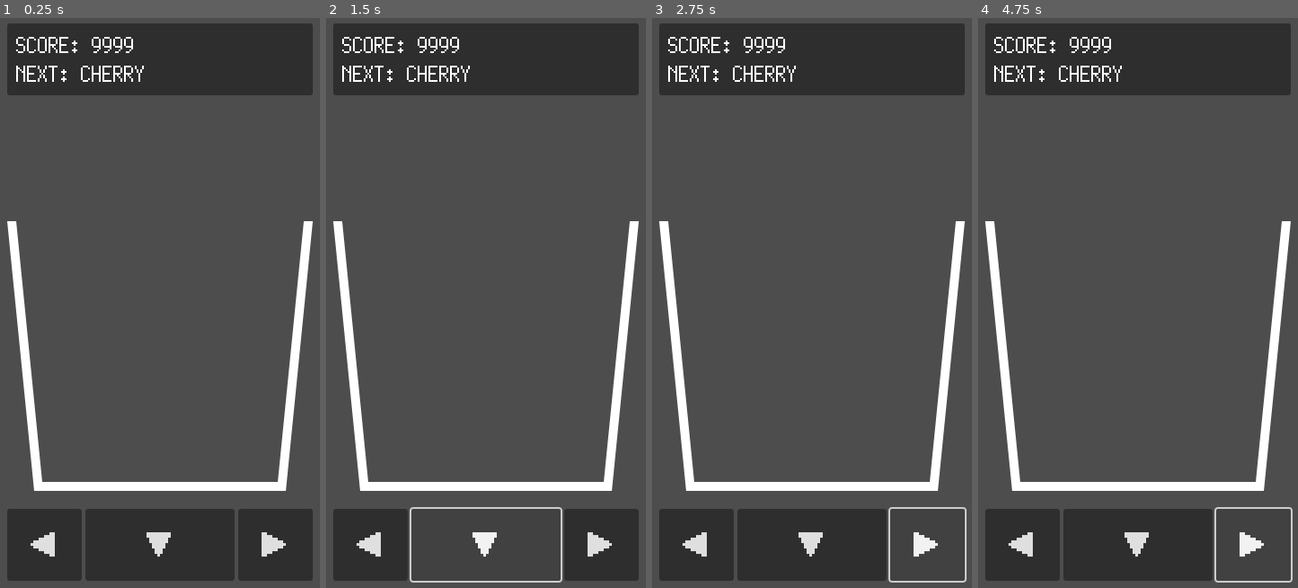
Above: before the commit, frames 1-4 (left to right).
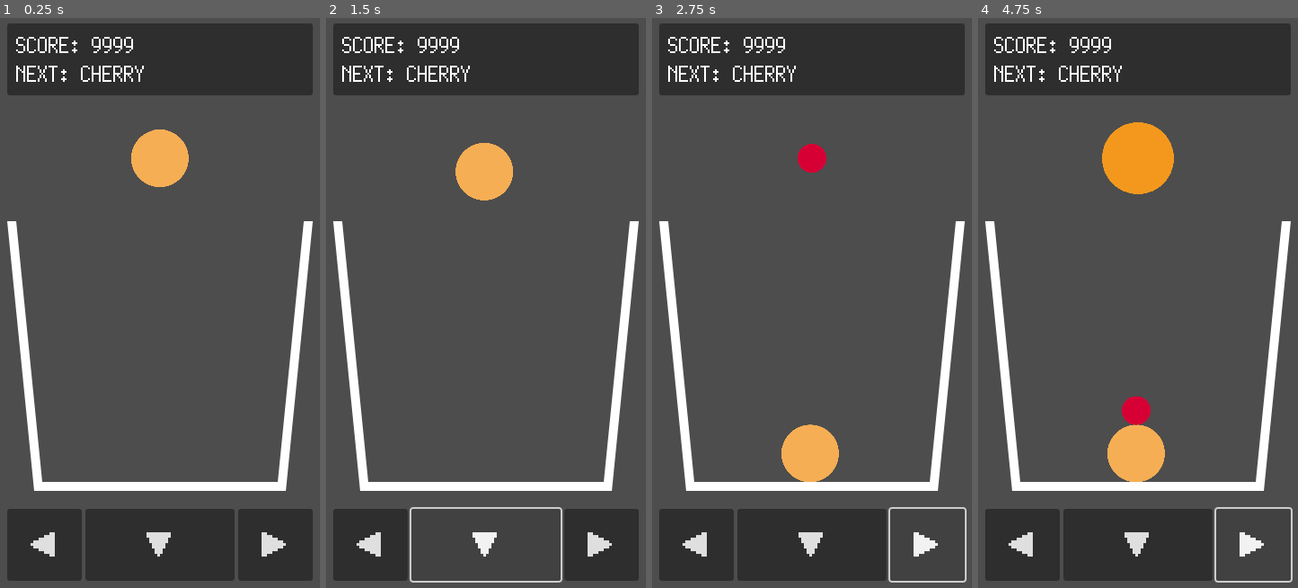
Above: after the commit, the same moments.

Repository: kamikoloss/fruits-puzzle
Game: Godot game, scene res://scenes/main.tscn
The game is run twice, just before and just after one commit, with the same random seed, the same clock (stepped at 60 frames per second) and the same inputs. Before the commit the project starts from res://scenes/tmp_main.tscn.
Inputs:
- Up to frame 1 (0.25 s): no input
- Up to frame 2 (1.5 s): click "◀" at 0.5 s; click "▼" at 1.25 s
- Up to frame 3 (2.75 s): click "▶" at 2 s
- Up to frame 4 (4.75 s): click "◀" at 2.75 s; click "▼" at 3.5 s; click "▶" at 4.25 s

The runs differ from the first frame. In frame 1, 1.4% of the frame differs, in the area x 41-59%, y 19-30%; in frame 2, 1.4%; in frame 3, 1.8%; in frame 4, 4.0%, in the area x 38-62%, y 18-82%.
Error before the commit: Parse Error: Preload file "res://scenes/Fruit.tscn" does not exist. (res://scenes/game.gd:4)

Commit message:
シーンのファイル名を変更した (2)

Diff:
--- a/project.godot
+++ b/project.godot
@@ -11,7 +11,7 @@
 [application]
 
 config/name="fruits-puzzle"
-run/main_scene="res://scenes/tmp_main.tscn"
+run/main_scene="res://scenes/main.tscn"
 config/features=PackedStringArray("4.1", "GL Compatibility")
 config/icon="res://icon.svg"
 
Not shown: 3 places in scenes/fruit.tscn that only renumber resources
Not shown: 4 places in scenes/main.tscn that only renumber resources
